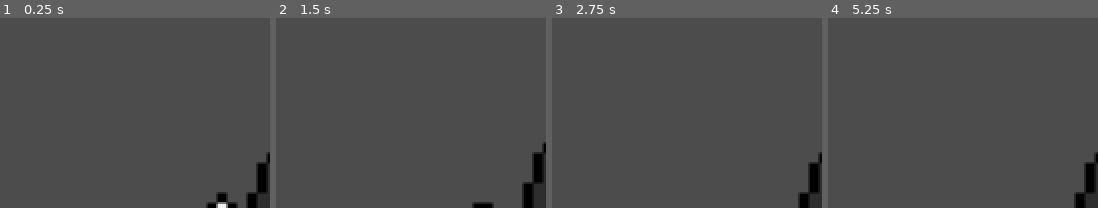
Above: before the commit, frames 1-4 (left to right).
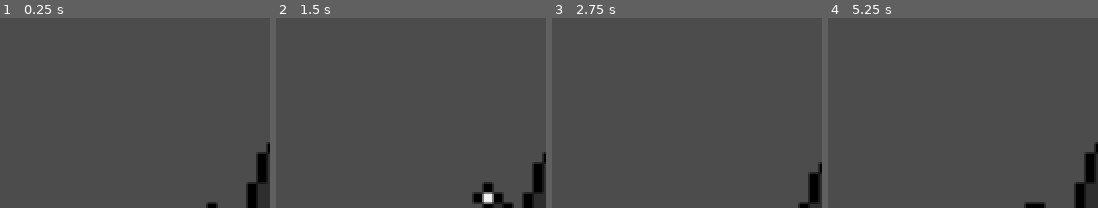
Above: after the commit, the same moments.

Repository: LaBottle/GodotDesktopPet
Game: Godot game, scene res://World.tscn
The game is run twice, just before and just after one commit, with the same random seed, the same clock (stepped at 60 frames per second) and the same inputs.
Inputs (mouse positions are in pixels of both pictures, inside the frame that each line leads up to):
- Up to frame 1 (0.25 s): no input
- Up to frame 2 (1.5 s): move the mouse to (470, 103) at 0.52 s; press the mouse at (470, 103) at 0.53 s; move the mouse to (357, 122) at 1.27 s; release the mouse at (357, 122) at 1.28 s; click (357, 122) at 1.35 s
- Up to frame 3 (2.75 s): move the mouse to (714, 71) at 2.02 s; press the mouse at (714, 71) at 2.03 s
- Up to frame 4 (5.25 s): move the mouse to (949, 151) at 2.77 s; release the mouse at (949, 151) at 2.78 s; click (949, 151) at 2.85 s; move the mouse to (1044, 141) at 3.52 s; press the mouse at (1044, 141) at 3.53 s; move the mouse to (882, 84) at 4.27 s; release the mouse at (882, 84) at 4.28 s; click (882, 84) at 4.35 s; move the mouse to (976, 113) at 5.02 s; press the mouse at (976, 113) at 5.03 s

The runs differ from the first frame. In frame 1, 1.1% of the frame differs, in the area x 80-100%, y 65-100%; in frame 2, 1.8%, in the area x 72-100%, y 65-100%; in frame 3, 0.7%; in frame 4, 0.9%.

Commit message:
add ExpressionAnimationPlayer

Diff:
--- a/Pet/Pet.tscn
+++ b/Pet/Pet.tscn
@@ -50,6 +50,7 @@
 [ext_resource path="res://Assets/white_wallgrab_8fps/0.png" type="Texture" id=48]
 [ext_resource path="res://Assets/white_wallgrab_8fps/1.png" type="Texture" id=49]
 [ext_resource path="res://Assets/white_wallgrab_8fps/5.png" type="Texture" id=50]
+[ext_resource path="res://Assets/expression/vector_style5.png" type="Texture" id=51]
 
 [sub_resource type="SpriteFrames" id=2]
 animations = [ {
@@ -409,12 +410,116 @@
 "values": [ true ]
 }
 
+[sub_resource type="Animation" id=15]
+length = 0.001
+tracks/0/type = "bezier"
+tracks/0/path = NodePath(".:modulate:a")
+tracks/0/interp = 1
+tracks/0/loop_wrap = true
+tracks/0/imported = false
+tracks/0/enabled = true
+tracks/0/keys = {
+"points": PoolRealArray( 0, -0.25, 0, 0.25, 0 ),
+"times": PoolRealArray( 0 )
+}
+tracks/1/type = "value"
+tracks/1/path = NodePath(".:frame")
+tracks/1/interp = 1
+tracks/1/loop_wrap = true
+tracks/1/imported = false
+tracks/1/enabled = true
+tracks/1/keys = {
+"times": PoolRealArray( 0 ),
+"transitions": PoolRealArray( 1 ),
+"update": 0,
+"values": [ 13 ]
+}
+
+[sub_resource type="Animation" id=16]
+resource_name = "angry"
+length = 2.0
+tracks/0/type = "bezier"
+tracks/0/path = NodePath(".:modulate:a")
+tracks/0/interp = 1
+tracks/0/loop_wrap = true
+tracks/0/imported = false
+tracks/0/enabled = true
+tracks/0/keys = {
+"points": PoolRealArray( 0, -0.25, 0, 0.25, 0, 1, -0.25, 0, 0.25, 0, 1, -0.25, 0, 0.25, 0, 0, -0.25, 0, 0.25, 0 ),
+"times": PoolRealArray( 0, 0.5, 1.5, 2 )
+}
+tracks/1/type = "value"
+tracks/1/path = NodePath(".:frame")
+tracks/1/interp = 1
+tracks/1/loop_wrap = true
+tracks/1/imported = false
+tracks/1/enabled = true
+tracks/1/keys = {
+"times": PoolRealArray( 0 ),
+"transitions": PoolRealArray( 1 ),
+"update": 1,
+"values": [ 15 ]
+}
+
+[sub_resource type="Animation" id=17]
+resource_name = "happy"
+length = 2.0
+tracks/0/type = "bezier"
+tracks/0/path = NodePath(".:modulate:a")
+tracks/0/interp = 1
+tracks/0/loop_wrap = true
+tracks/0/imported = false
+tracks/0/enabled = true
+tracks/0/keys = {
+"points": PoolRealArray( 0, -0.25, 0, 0.25, 0, 1, -0.25, 0, 0.25, 0, 1, -0.25, 0, 0.25, 0, 0, -0.25, 0, 0.25, 0 ),
+"times": PoolRealArray( 0, 0.5, 1.5, 2 )
+}
+tracks/1/type = "value"
+tracks/1/path = NodePath(".:frame")
+tracks/1/interp = 1
+tracks/1/loop_wrap = true
+tracks/1/imported = false
+tracks/1/enabled = true
+tracks/1/keys = {
+"times": PoolRealArray( 0 ),
+"transitions": PoolRealArray( 1 ),
+"update": 1,
+"values": [ 13 ]
+}
+
+[sub_resource type="Animation" id=18]
+resource_name = "sad"
+length = 2.0
+tracks/0/type = "bezier"
+tracks/0/path = NodePath(".:modulate:a")
+tracks/0/interp = 1
+tracks/0/loop_wrap = true
+tracks/0/imported = false
+tracks/0/enabled = true
+tracks/0/keys = {
+"points": PoolRealArray( 0, -0.25, 0, 0.25, 0, 1, -0.25, 0, 0.25, 0, 1, -0.25, 0, 0.25, 0, 0, -0.25, 0, 0.25, 0 ),
+"times": PoolRealArray( 0, 0.5, 1.5, 2 )
+}
+tracks/1/type = "value"
+tracks/1/path = NodePath(".:frame")
+tracks/1/interp = 1
+tracks/1/loop_wrap = true
+tracks/1/imported = false
+tracks/1/enabled = true
+tracks/1/keys = {
+"times": PoolRealArray( 0 ),
+"transitions": PoolRealArray( 1 ),
+"update": 1,
+"values": [ 14 ]
+}
+
 [node name="Pet" type="Control"]
 script = ExtResource( 2 )
 
 [node name="AnimatedSprite" type="AnimatedSprite" parent="."]
 frames = SubResource( 2 )
 animation = "idle"
+frame = 1
 playing = true
 
 [node name="AnimationPlayer" type="AnimationPlayer" parent="."]
@@ -435,5 +540,22 @@
 
 [node name="ActionOnWallSwitchTimer" type="Timer" parent="."]
 
+[node name="Expression" type="Sprite" parent="."]
+modulate = Color( 1, 1, 1, 0 )
+position = Vector2( 0, -40 )
+texture = ExtResource( 51 )
+hframes = 10
+vframes = 3
+frame = 13
+
+[node name="ExpressionTimer" type="Timer" parent="Expression"]
+wait_time = 4.0
+
+[node name="ExpressionAnimationPlayer" type="AnimationPlayer" parent="Expression"]
+anims/RESET = SubResource( 15 )
+anims/angry = SubResource( 16 )
+anims/happy = SubResource( 17 )
+anims/sad = SubResource( 18 )
+
 [connection signal="timeout" from="ActionSwitchTimer" to="." method="_on_ActionSwitchTimer_timeout"]
 [connection signal="timeout" from="ActionOnWallSwitchTimer" to="." method="_on_ActionOnWallSwitchTimer_timeout"]
--- a/World.tscn
+++ b/World.tscn
@@ -1,8 +1,7 @@
-[gd_scene load_steps=4 format=2]
+[gd_scene load_steps=3 format=2]
 
 [ext_resource path="res://Pet/Pet.tscn" type="PackedScene" id=1]
 [ext_resource path="res://World.gd" type="Script" id=2]
-[ext_resource path="res://Assets/expression/vector_style5.png" type="Texture" id=3]
 
 [node name="World" type="Control"]
 mouse_filter = 2
@@ -12,18 +11,3 @@
 __meta__ = {
 "_edit_group_": true
 }
-
-[node name="Expression" type="Sprite" parent="Pet"]
-visible = false
-position = Vector2( 0, -40 )
-texture = ExtResource( 3 )
-hframes = 10
-vframes = 3
-frame = 13
-
-[node name="ExpressionTimer" type="Timer" parent="Pet/Expression"]
-wait_time = 4.0
-
-[connection signal="timeout" from="Pet/Expression/ExpressionTimer" to="Pet" method="_on_expression_timer_timeout"]
-
-[editable path="Pet"]
Not shown: 1 places in Pet/Pet.tscn that only renumber resources
